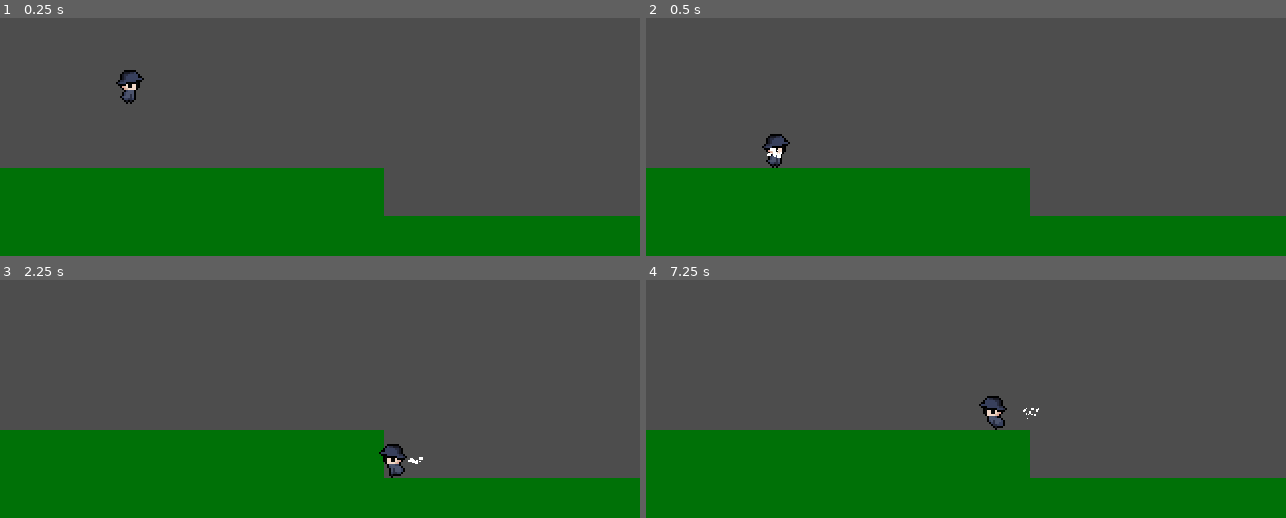
Above: before the commit, frames 1-4 (two rows, left to right).
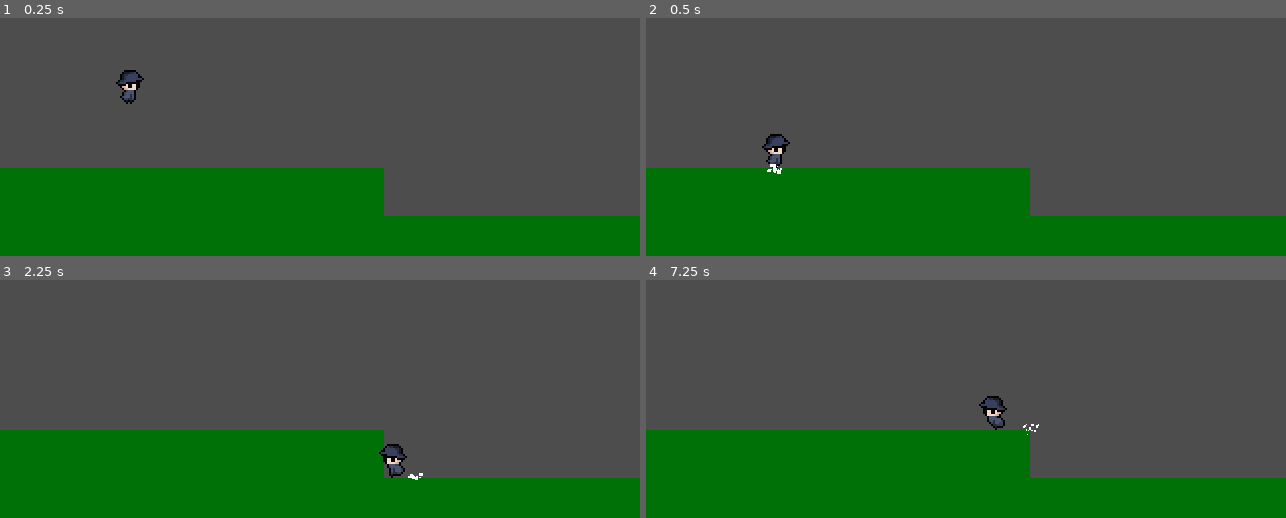
Above: after the commit, the same moments.

Repository: jokw1228/I-Wanna-Be-The-Um
Game: Godot game, scene res://Scenes/DemoScene.tscn
Same seed, same stepped clock (60 frames per second), same inputs: the game is played once before the commit and once after it.
Inputs:
- Up to frame 1 (0.25 s): no input
- Up to frame 2 (0.5 s): no input
- Up to frame 3 (2.25 s): hold Right (move_right) 0.53-2.03 s; tap Up (jump) at 0.77, 1.52 s; hold Left (move_left) from 2.03 s (still down)
- Up to frame 4 (7.25 s): tap Enter at 2.75 s; release Left (move_left) at 2.78 s; hold Right (move_right) 2.78-4.28 s; tap Up (jump) at 3.02, 3.77, 4.52, 6.02, 6.77 s; hold Left (move_left) 4.28-5.03 s; hold Right (move_right) 5.03-5.78 s; hold Left (move_left) from 5.78 s (still down)

Frame 1 is identical in both runs. In frame 2, less than 0.1% of the frame differs, in the area x 18-22%, y 54-66%; in frame 3, less than 0.1%; in frame 4, less than 0.1%.

Commit message:
LandingEffectHandler 추가

Diff:
--- a/Scenes/DemoScene.tscn
+++ b/Scenes/DemoScene.tscn
@@ -12,9 +12,6 @@
 size = Vector2(193.125, 64)
 
 [node name="Main" type="Node2D"]
-
-[node name="StaticBody2D" type="StaticBody2D" parent="."]
-position = Vector2(520, 544)
 
 [node name="StaticBody2D2" type="StaticBody2D" parent="."]
 position = Vector2(520, 360)
--- a/Scenes/Player/Player.gd
+++ b/Scenes/Player/Player.gd
@@ -110,7 +110,7 @@
 @export var UmAnimatedSprite2D_node: AnimatedSprite2D
 
 #PackedScenes export
-@export var LandingEffect_scene: PackedScene
+@export var LandingEffectHandler_scene: PackedScene
 
 #Finite State Machine
 enum flip_h_type {LEFT = 1, RIGHT = 0}
@@ -369,9 +369,8 @@
 			is_floating_in_the_air_state = value
 			update_animation()
 			if value == is_floating_in_the_air_type.GROUND:
-				var LandingParticle_instance = LandingEffect_scene.instantiate()
+				var LandingParticle_instance = LandingEffectHandler_scene.instantiate()
 				LandingParticle_instance.position = position
-				LandingParticle_instance.emitting = true
 				get_tree().current_scene.add_child(LandingParticle_instance)
 
 func update_animation():
--- a/Scenes/Player/Player.tscn
+++ b/Scenes/Player/Player.tscn
@@ -1,7 +1,7 @@
 [gd_scene load_steps=16 format=3 uid="uid://bbm72675nvcda"]
 
 [ext_resource type="Script" path="res://Scenes/Player/Player.gd" id="1_r2ilq"]
-[ext_resource type="PackedScene" uid="uid://cl0xvpmws40pk" path="res://Scenes/Player/LandingEffect.tscn" id="2_hw6o0"]
+[ext_resource type="PackedScene" uid="uid://c8myecjig8jf7" path="res://Scenes/Player/effects/LandingEffectHandler.tscn" id="2_qkglk"]
 [ext_resource type="Texture2D" uid="uid://cadqfve1nujug" path="res://Resources/Sprites/Player/sprite_player_fall.png" id="3_n4luc"]
 [ext_resource type="Texture2D" uid="uid://btmy7kh43b6s2" path="res://Resources/Sprites/Player/sprite_player_jump.png" id="4_0hewo"]
 [ext_resource type="Texture2D" uid="uid://5q5nksowyvm1" path="res://Resources/Sprites/Player/sprite_player_idle.png" id="4_qfim3"]
@@ -113,7 +113,7 @@
 friction = 30
 AnimatedSprite2D_node = NodePath("PlayerAnimatedSprite2D")
 UmAnimatedSprite2D_node = NodePath("UmAnimatedSprite2D")
-LandingEffect_scene = ExtResource("2_hw6o0")
+LandingEffectHandler_scene = ExtResource("2_qkglk")
 
 [node name="CollisionShape2D" type="CollisionShape2D" parent="."]
 shape = SubResource("CapsuleShape2D_vmrs7")
--- a/Scenes/Player/LandingEffect.tscn
+++ b/Scenes/Player/effects/LandingEffect.tscn
@@ -5,7 +5,6 @@
 point_count = 2
 
 [node name="LandingEffect" type="CPUParticles2D"]
-position = Vector2(1, 13)
 emitting = false
 amount = 16
 lifetime = 0.45
@@ -19,5 +18,3 @@
 scale_amount_min = 0.1
 scale_amount_max = 2.0
 scale_amount_curve = SubResource("Curve_4p1co")
-
-[connection signal="finished" from="." to="." method="queue_free"]
--- /dev/null
+++ b/Scenes/Player/effects/LandingEffectHandler.gd
@@ -0,0 +1,9 @@
+extends Node2D
+
+@export var LandingEffect_node: Node
+
+# Called when the node enters the scene tree for the first time.
+func _ready():
+	LandingEffect_node.emitting = true
+	await get_tree().create_timer(3.0).timeout
+	queue_free()
--- /dev/null
+++ b/Scenes/Player/effects/LandingEffectHandler.tscn
@@ -0,0 +1,13 @@
+[gd_scene load_steps=3 format=3 uid="uid://c8myecjig8jf7"]
+
+[ext_resource type="PackedScene" uid="uid://cl0xvpmws40pk" path="res://Scenes/Player/effects/LandingEffect.tscn" id="1_2edh1"]
+[ext_resource type="Script" path="res://Scenes/Player/effects/LandingEffectHandler.gd" id="1_jukkn"]
+
+[node name="LandingEffectHandler" type="Node2D" node_paths=PackedStringArray("LandingEffect_node")]
+script = ExtResource("1_jukkn")
+LandingEffect_node = NodePath("LandingEffect")
+
+[node name="LandingEffect" parent="." instance=ExtResource("1_2edh1")]
+position = Vector2(0, 8)
+
+[connection signal="finished" from="LandingEffect" to="LandingEffect" method="queue_free"]
